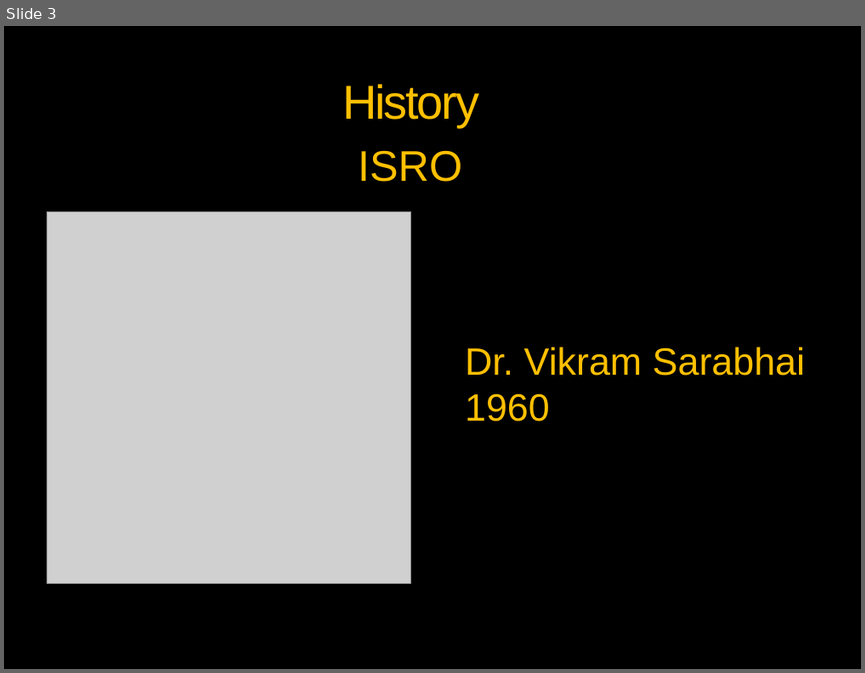
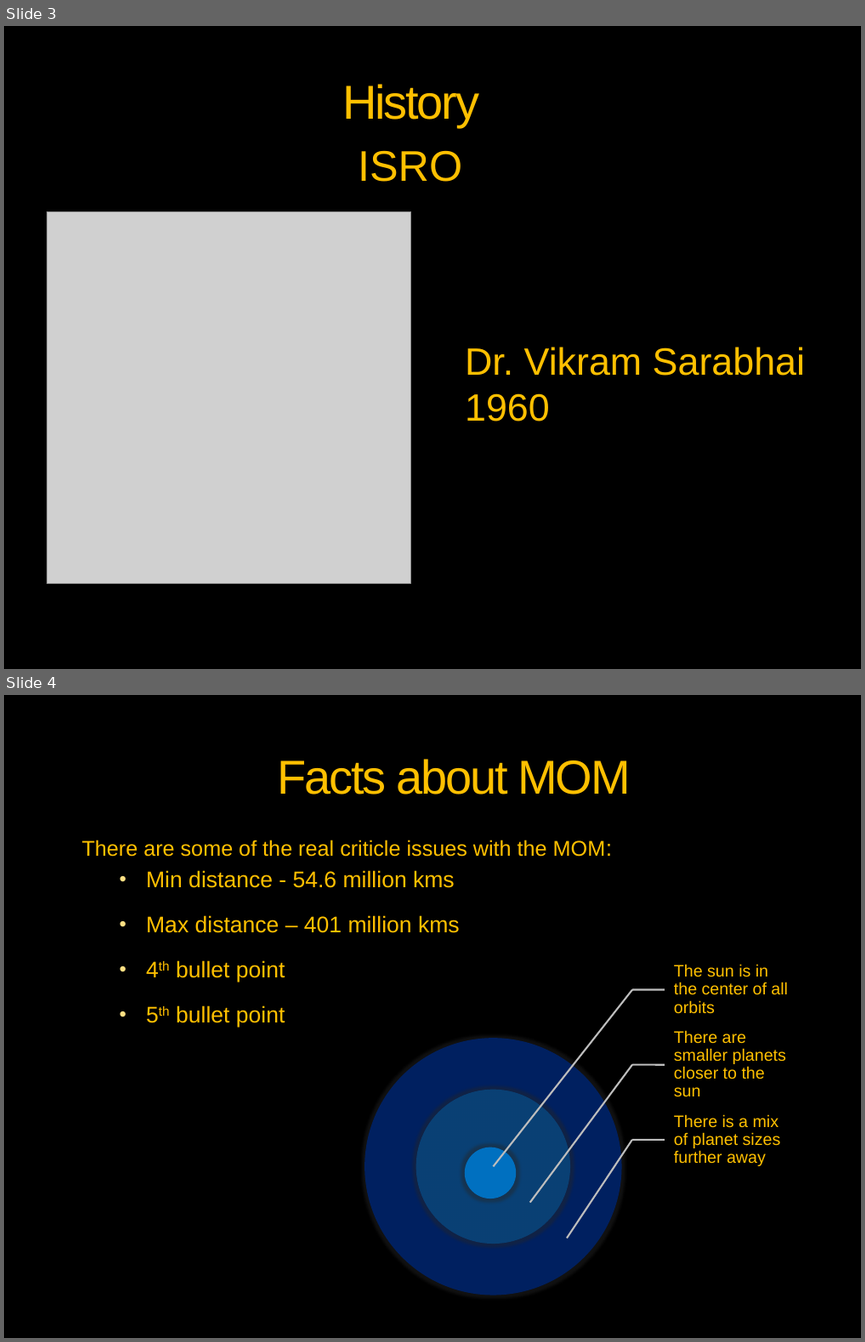
Before and after one commit to vickaas13/tedx, a slide deck: MOM- Taking India to MARS.pptx. Shown one above the other, each under a label of ours: slide 3 before the commit, slides 3 and 4 after it. The pictures are 865x673 and 865x1342 pixels, drawn with LibreOffice and Linux fonts; fonts in the diff are those of the drawing; grey boxes stand for pictures; background and template pictures are left out. Boxes give left, top, right and bottom in pixels: in the first picture for what was removed or moved away, otherwise in the second. Text is boxed around its words. In the diff, an @@ line names an element or a change of style, - is before the commit and + after.

```diff
--- a/MOM- Taking India to MARS.pptx
+++ b/MOM- Taking India to MARS.pptx
@@ slide 4 added at (4, 695, 861, 1338), background picture (left out); not listed: 3 template elements that a slide beside it also shows @@
@@ title added at (278, 759, 630, 794), 40 pt, text #FFC000 @@
+Facts about MOM
@@ text added at (82, 839, 606, 1027), 19 pt, text #FFC000 @@
+There are some of the real criticle issues with the MOM:
+  • Min distance - 54.6 million kms
+  • Max distance – 401 million kms
+  • 4th bullet point
+  • 5th bullet point
@@ group added at (364, 964, 788, 1295): 6 lines, 3 ellipses, 3 texts @@
+The sun is in the center of all orbits
+There are smaller planets closer to the sun
+There is a mix of planet sizes further away
```
Also in this commit, not shown: 1 slide changed, 2 other slides added, 4 slides removed, 1 other file.
